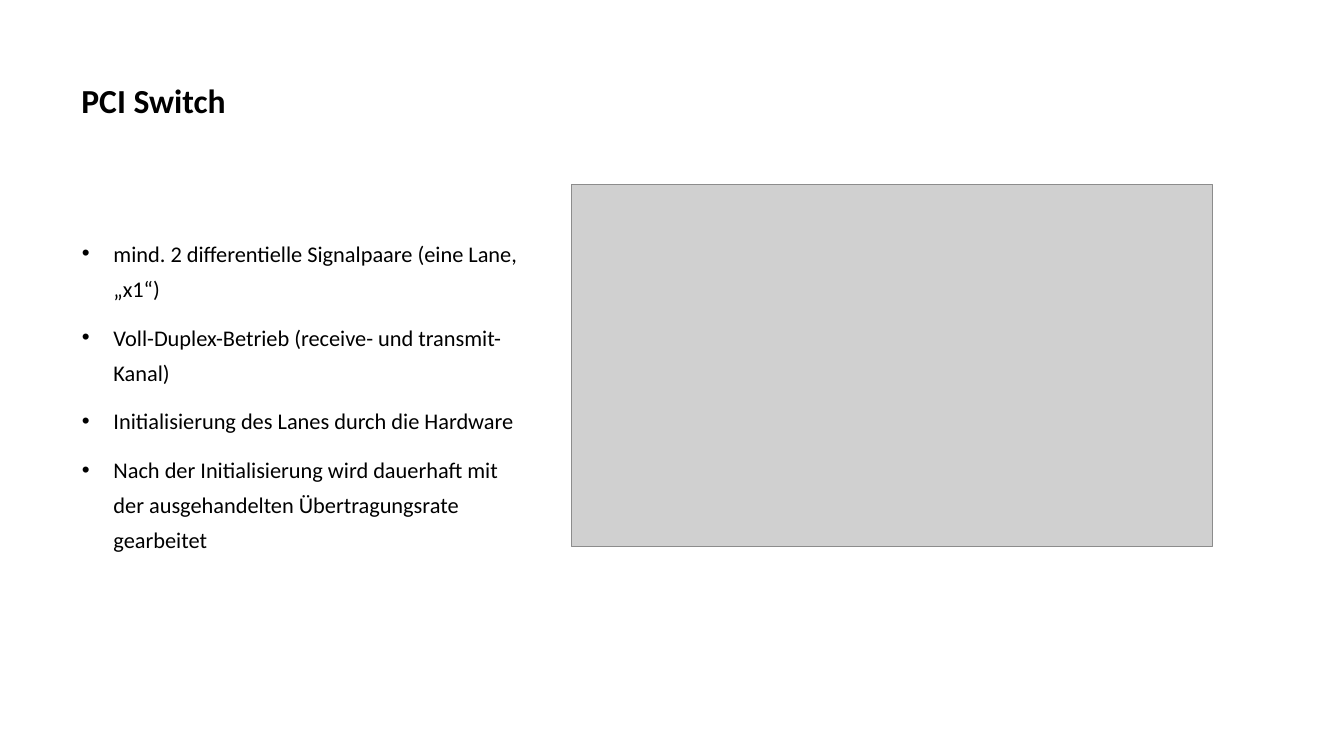
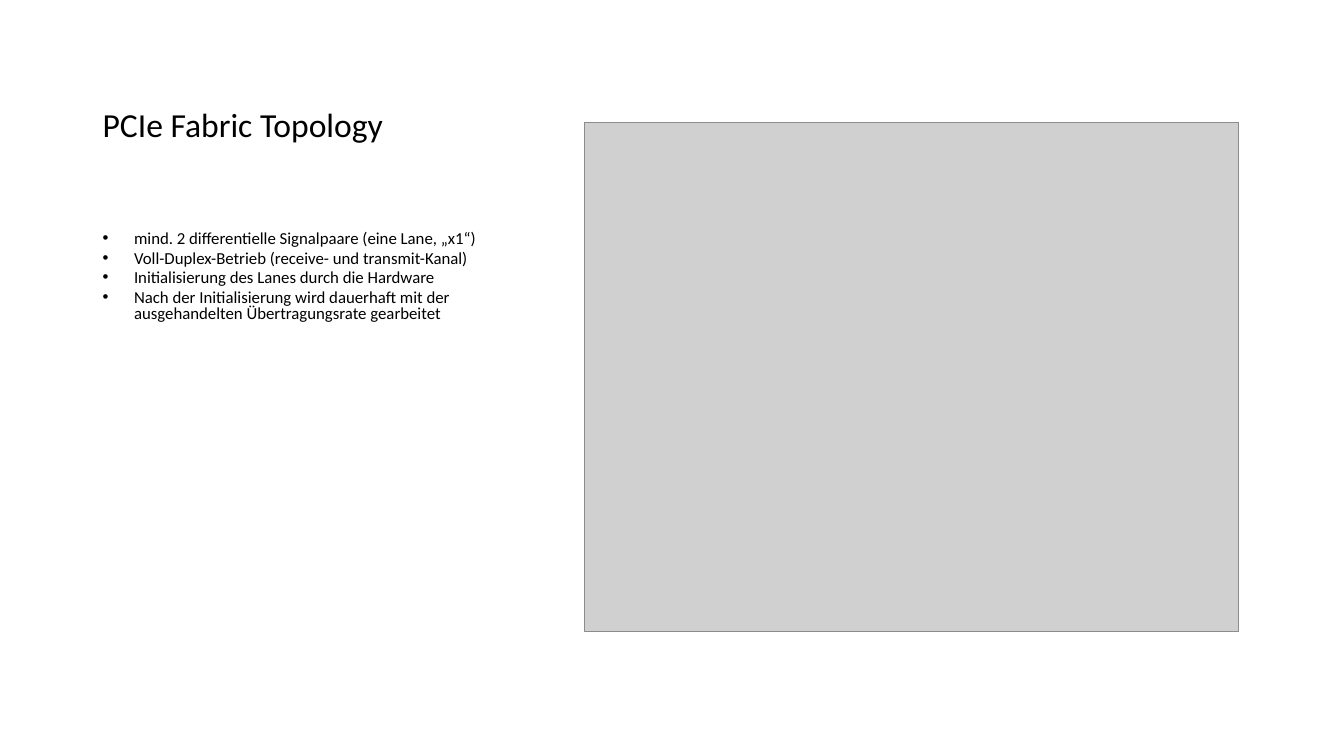
Before and after one commit to JustusDinera/Digitale-Signalverarbeitung, a slide deck: slide 4 of PCI Express.pptx. Drawn at 1344x756 pixels with LibreOffice and Linux fonts; fonts in the diff are those of the drawing; grey boxes stand for pictures; background and template pictures are left out. Boxes give left, top, right and bottom in pixels: in the first picture for what was removed or moved away, otherwise in the second. Text is boxed around its words. In the diff, an @@ line names an element or a change of style, - is before the commit and + after.

```diff
--- a/PCI Express.pptx
+++ b/PCI Express.pptx
@@ title "PCIe Fabric Topology" at [103,113,383,143]: vertical alignment middle to bottom @@
@@ title at [103,113,383,143]: text changed; bold off @@
-PCI Switch
+PCIe Fabric Topology
@@ picture: place and size @@
-picture at [572,185,1213,546]
+picture at [585,123,1239,632]
@@ text "mind. 2 differentielle Signalpaare (eine ...": place and size @@
-text "mind. 2 differentielle Signalpaare (eine ..." at [113,246,516,552]
+text "mind. 2 differentielle Signalpaare (eine ..." at [134,232,476,322]
@@ text "mind. 2 differentielle Signalpaare (eine ..." at [134,232,476,322]: size 16 to 12 pt; line spacing 1.3 to 0.8; less space between paragraphs @@
```
Also in this commit, not shown: 3 other slides changed, 9 slides added, 1 slide removed, 12 other files.
